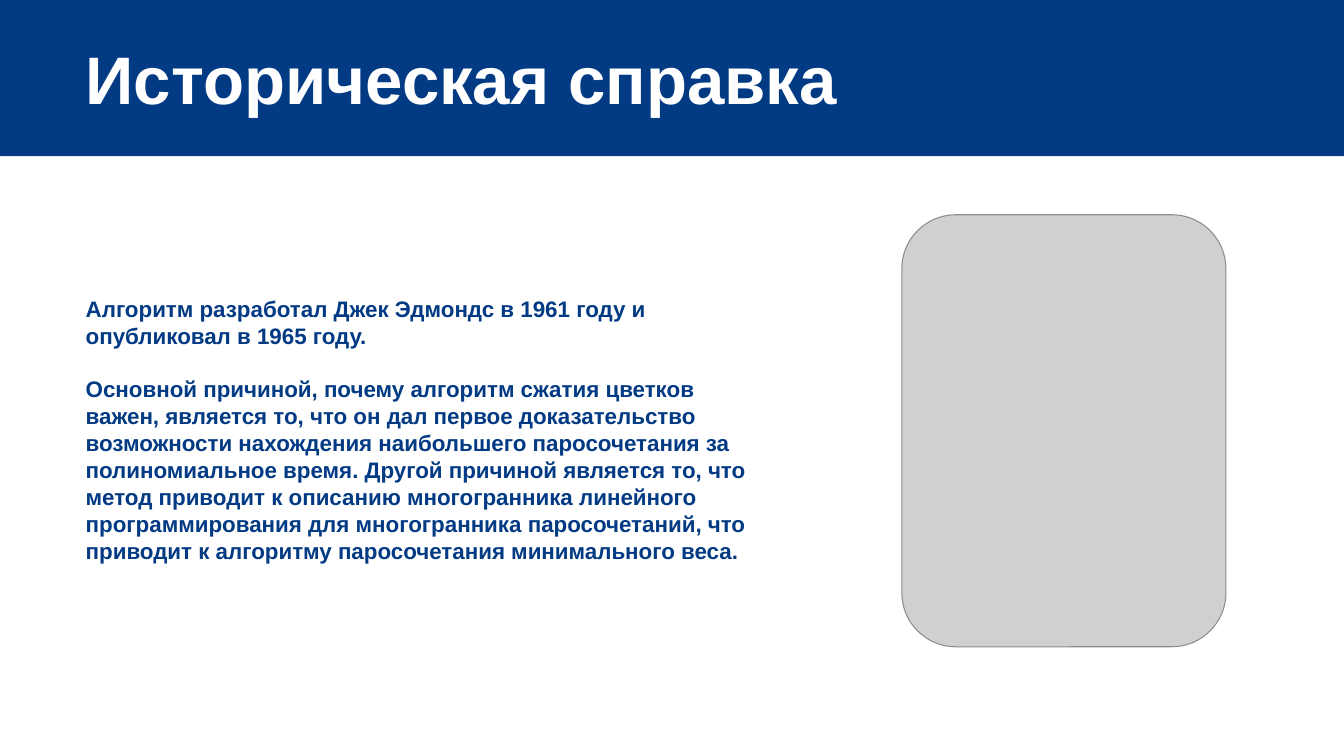
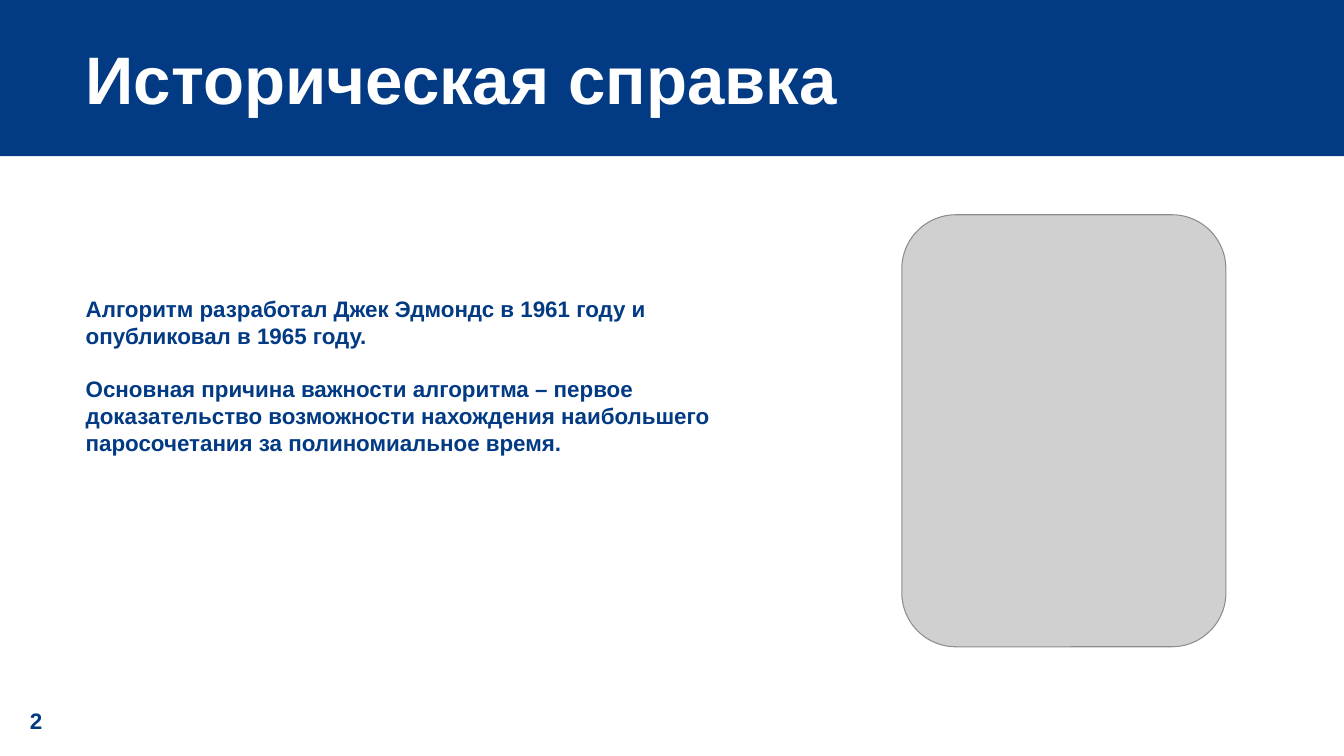
Before and after one commit to evgeniya-f/blossom, a slide deck: slide 2 of Алгоритм сжатия цветков.pptx. Drawn at 1344x756 pixels with LibreOffice and Linux fonts; fonts in the diff are those of the drawing; grey boxes stand for pictures. Boxes give left, top, right and bottom in pixels: in the first picture for what was removed or moved away, otherwise in the second. Text is boxed around its words. In the diff, an @@ line names an element or a change of style, - is before the commit and + after.

```diff
--- a/Алгоритм сжатия цветков.pptx
+++ b/Алгоритм сжатия цветков.pptx
@@ text at [86,300,709,456]: text changed @@
-Алгоритм разработал Джек Эдмондс в 1961 году и опубликовал в 1965 году.
-Основной причиной, почему алгоритм сжатия цветков важен, является то, что он дал первое доказательство возможности нахождения наибольшего паросочетания за полиномиальное время. Другой причиной является то, что метод приводит к описанию многогранника линейного программирования для многогранника паросочетаний, что приводит к алгоритму паросочетания минимального веса.
+Алгоритм разработал Джек Эдмондс в 1961 году и опубликовал в 1965 году.
+Основная причина важности алгоритма – первое доказательство возможности нахождения наибольшего паросочетания за полиномиальное время.
@@ text added at [30,713,42,729], 16 pt, text #023A84, bold @@
+2
```
Also in this commit, not shown: 8 other slides changed, 2 slides added, 1 other file.
